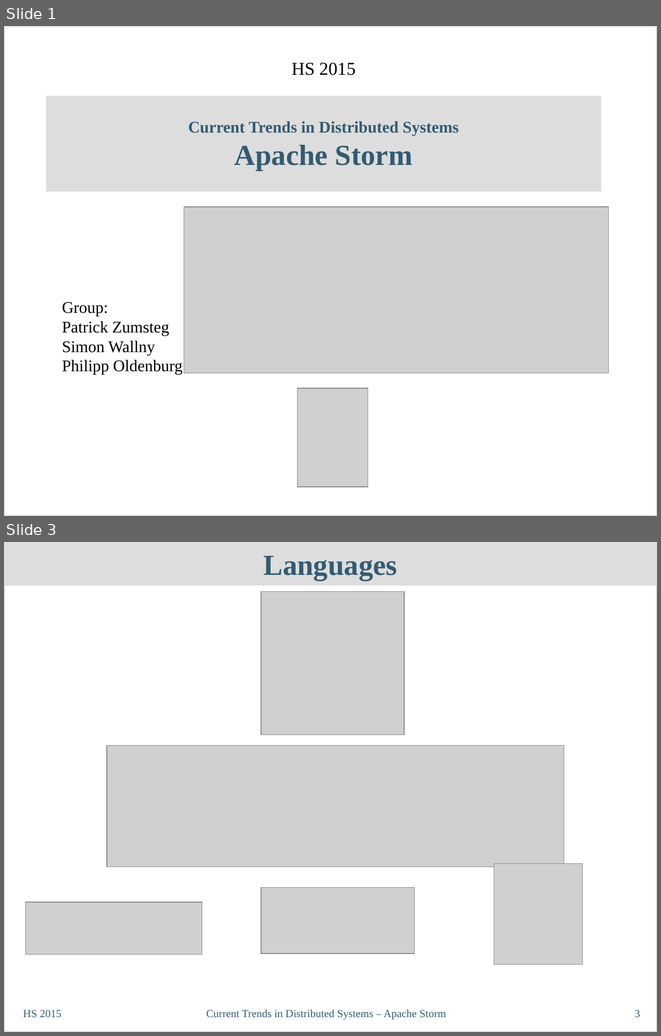
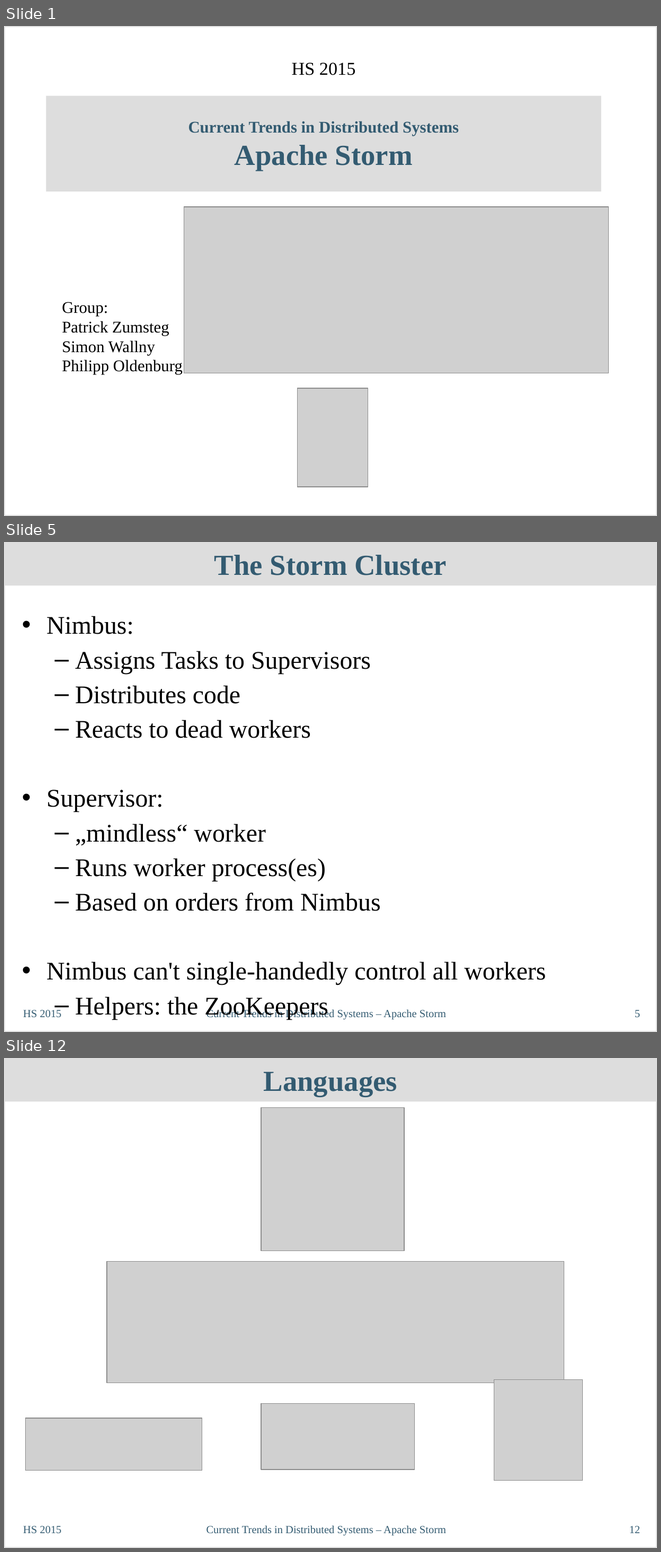
Before and after one commit to philipp-oldenburg/ctds-storm, a slide deck: Storm-Referat/CT-Präsentation - Final.odp. Shown one above the other, each under a label of ours: slides 1 and 3 before the commit, slides 1, 5 and 12 after it; the slides between them are not shown. The pictures are 661x1036 and 661x1552 pixels, drawn with LibreOffice and Linux fonts; fonts in the diff are those of the drawing; grey boxes stand for pictures. Boxes give left, top, right and bottom in pixels: in the first picture for what was removed or moved away, otherwise in the second. Text is boxed around its words. In the diff, an @@ line names an element or a change of style, - is before the commit and + after.

```diff
--- a/Storm-Referat/CT-Präsentation - Final.odp
+++ b/Storm-Referat/CT-Präsentation - Final.odp
@@ slide 5 added at (4, 542, 657, 1032), background #FFFFFF; not listed: 1 template element that a slide beside it also shows @@
@@ title added at (4, 542, 657, 586), fill #DDDDDD, 32 pt, text #335B71, bold @@
+The Storm Cluster
@@ text added at (46, 616, 546, 1019), 28 pt, text #000000 @@
+• Nimbus:
+  – Assigns Tasks to Supervisors
+  – Distributes code
+  – Reacts to dead workers
+• Supervisor:
+  – „mindless“ worker
+  – Runs worker process(es)
+  – Based on orders from Nimbus
+• Nimbus can't single-handedly control all workers
+  – Helpers: the ZooKeepers
@@ text added at (23, 1009, 62, 1017), 12 pt, text #335B71 @@
+HS 2015
@@ text added at (206, 1008, 446, 1020), 12 pt, text #335B71 @@
+Current Trends in Distributed Systems – Apache Storm
@@ page number added at (635, 1009, 640, 1017), 12 pt, text #335B71 @@
+5
@@ what was slide 3 is now slide 12 @@
@@ page number at (629, 1525, 640, 1533): text changed @@
-3
+12
```
Also in this commit, not shown: 2 slides changed, 8 other slides added.
